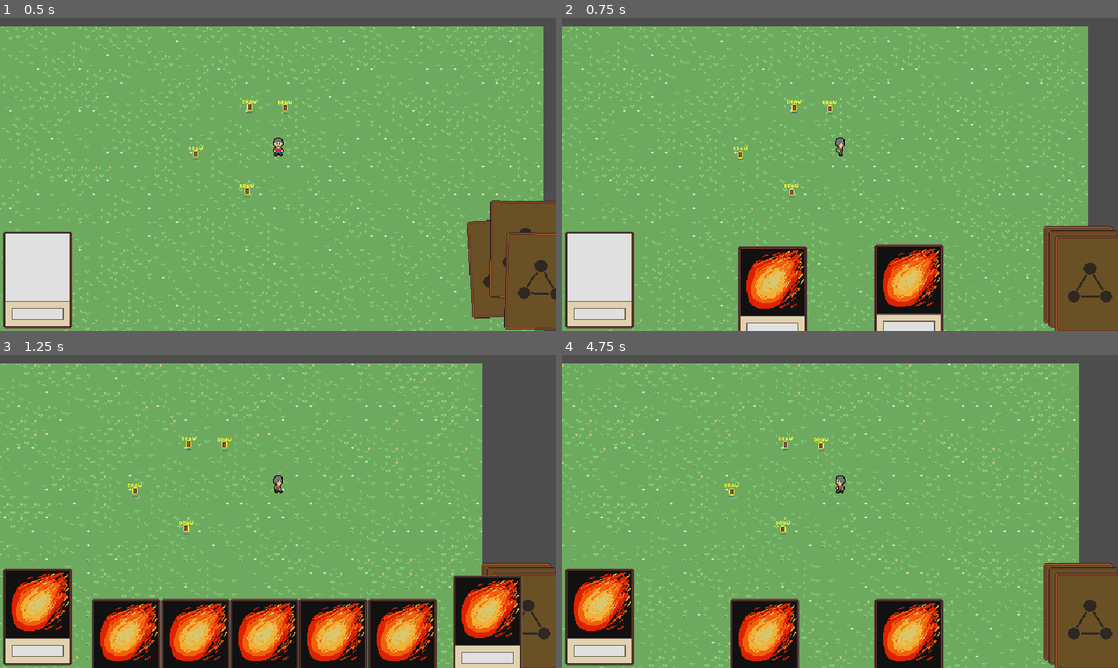
Above: before the commit, frames 1-4 (two rows, left to right).
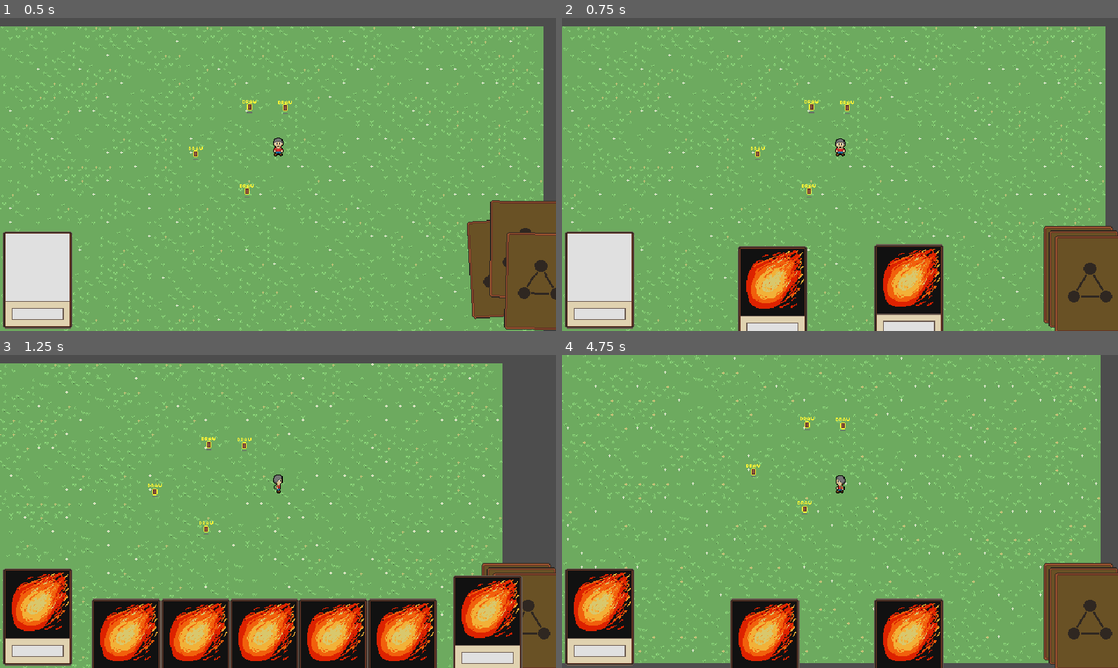
Above: after the commit, the same moments.

Repository: HaywardMorihara/action-card-game
Game: Godot game, scene res://Main.tscn
Two runs of this game, one before a commit and one after it. Both use one fixed random seed, a clock stepped at 60 frames per second and the inputs below.
Inputs (mouse positions are in pixels of both pictures, inside the frame that each line leads up to):
- Up to frame 1 (0.5 s): no input
- Up to frame 2 (0.75 s): move the mouse to (834, 309) at 0.52 s; press the mouse at (834, 309) at 0.53 s; hold D (move_right) from 0.53 s (still down)
- Up to frame 3 (1.25 s): keep holding D (move_right); tap Space (ui_select) at 0.77 s
- Up to frame 4 (4.75 s): move the mouse to (600, 617) at 1.27 s; release D (move_right) at 1.28 s; release the mouse at (600, 617) at 1.28 s; hold S (move_down) 1.28-2.03 s; click (600, 617) at 1.35 s; tap Space (ui_select) at 1.52, 3.02, 3.77, 4.52 s; press the mouse at (600, 617) at 2.03 s; hold D (move_right) 2.03-2.78 s; move the mouse to (689, 646) at 2.77 s; release the mouse at (689, 646) at 2.78 s; hold W (move_up) 2.78-3.53 s; click (689, 646) at 2.85 s; move the mouse to (600, 617) at 3.52 s; press the mouse at (600, 617) at 3.53 s; hold A (move_left) from 3.53 s (still down); release the mouse at (600, 617) at 4.28 s; click (600, 617) at 4.35 s

Frame 1 is identical in both runs. In frame 2, 9.8% of the frame differs, in the area x 0-98%, y 2-100%; in frame 3, 9.3%; in frame 4, 14%, in the area x 0-97%, y 0-100%.

Commit message:
Pause when hand is up

Diff:
--- a/GlobalSignals.gd
+++ b/GlobalSignals.gd
@@ -1,9 +1,13 @@
 extends Node
 
 # CardGame
+# CardGame Imperative
 signal draw_cards(count : int)
 signal disable_hand
 signal enable_hand
 
+# CardGame Declarative
+signal hand_hovered_change(is_hovered : bool)
+
 # CardEffect
 signal execute(card_effect : Callable)
--- a/Main.tscn
+++ b/Main.tscn
@@ -12,3 +12,5 @@
 [node name="CanvasLayer" type="CanvasLayer" parent="."]
 
 [node name="CardGame" parent="CanvasLayer" instance=ExtResource("1_58oql")]
+unique_name_in_owner = true
+process_mode = 3
--- a/card_game/hand/Hand.gd
+++ b/card_game/hand/Hand.gd
@@ -64,12 +64,14 @@
 		children[0].play();
 
 func _on_mouse_entered() -> void:
+	GlobalSignals.hand_hovered_change.emit(true);
 	if position != resting_position:
 		return
 	var tween : Tween = create_tween() as Tween;
 	tween.tween_property(self, "position", position + Vector2(0,-hover_displacement), animation_speed);
 
 func _on_mouse_exited() -> void:
+	GlobalSignals.hand_hovered_change.emit(false);
 	var tween : Tween = create_tween() as Tween;
 	tween.tween_property(self, "position", resting_position, animation_speed);
 
--- a/world/World.gd
+++ b/world/World.gd
@@ -1,3 +1,10 @@
 class_name World extends Node2D
 
 @onready var player : Player = $Player
+
+func _ready() -> void:
+	GlobalSignals.hand_hovered_change.connect(_on_hand_hovered_change);
+
+func _on_hand_hovered_change(is_hovered : bool) -> void:
+	# NOTE: Right now, you can NOT pause subtrees. So CardGame is set to PROCESS_MODE.ALWAYS
+	get_tree().paused = is_hovered;
--- a/world/pickups/Pickup.gd
+++ b/world/pickups/Pickup.gd
@@ -11,6 +11,8 @@
 func _on_body_entered(body: Node2D) -> void:
 	if body is Player:
 		if not can_be_picked_up():
+			# TODO SFX
+			# TODO Message
 			return
 		picked_up();
 		# TODO Animation
